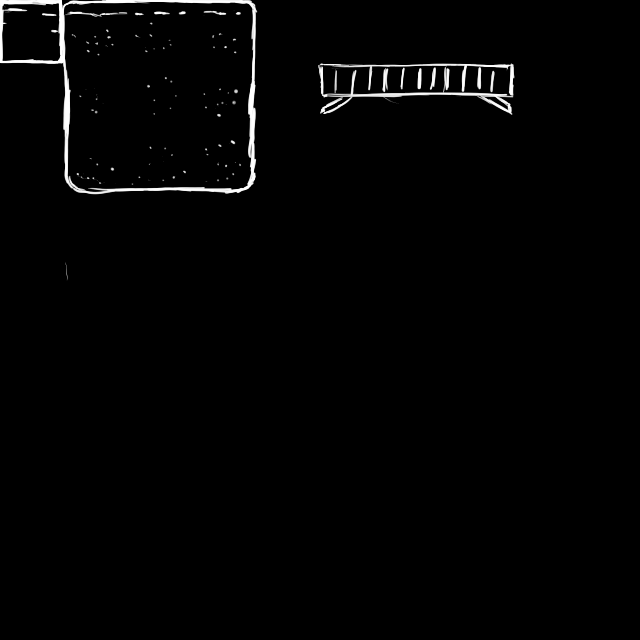
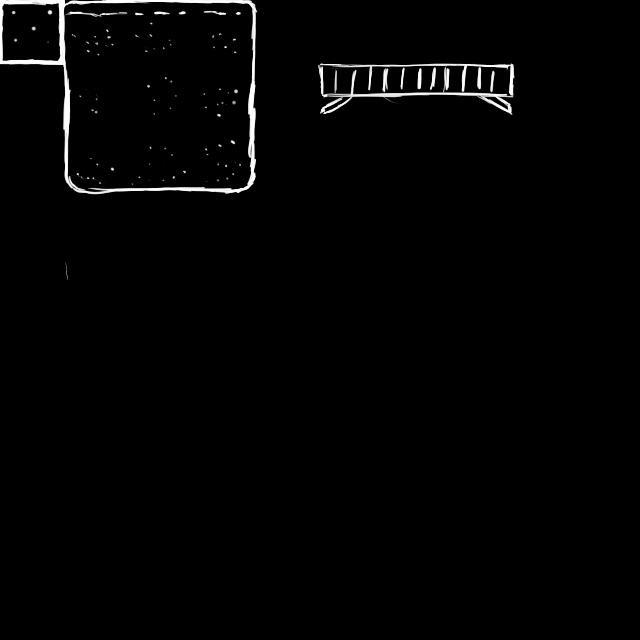
Layer changes from the first (640, 640) image to the second:
painted on "Pintar camada 1" over [0, 0, 66, 66]
painted on "Background", masked it over [0, 0, 66, 66]
